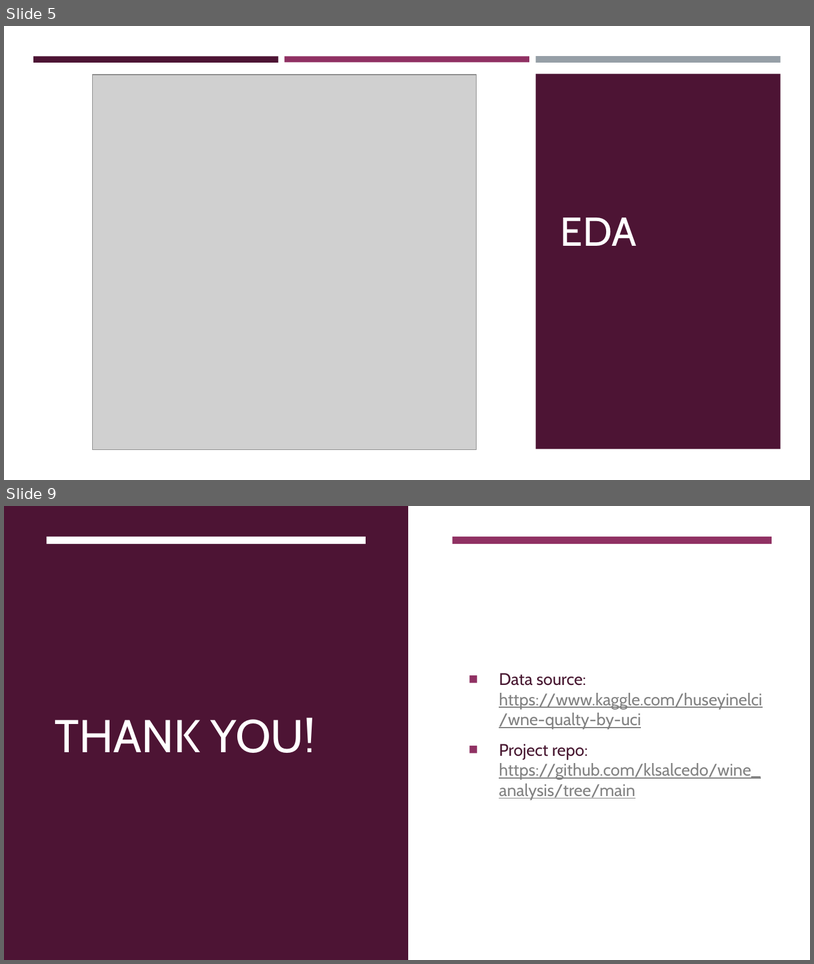
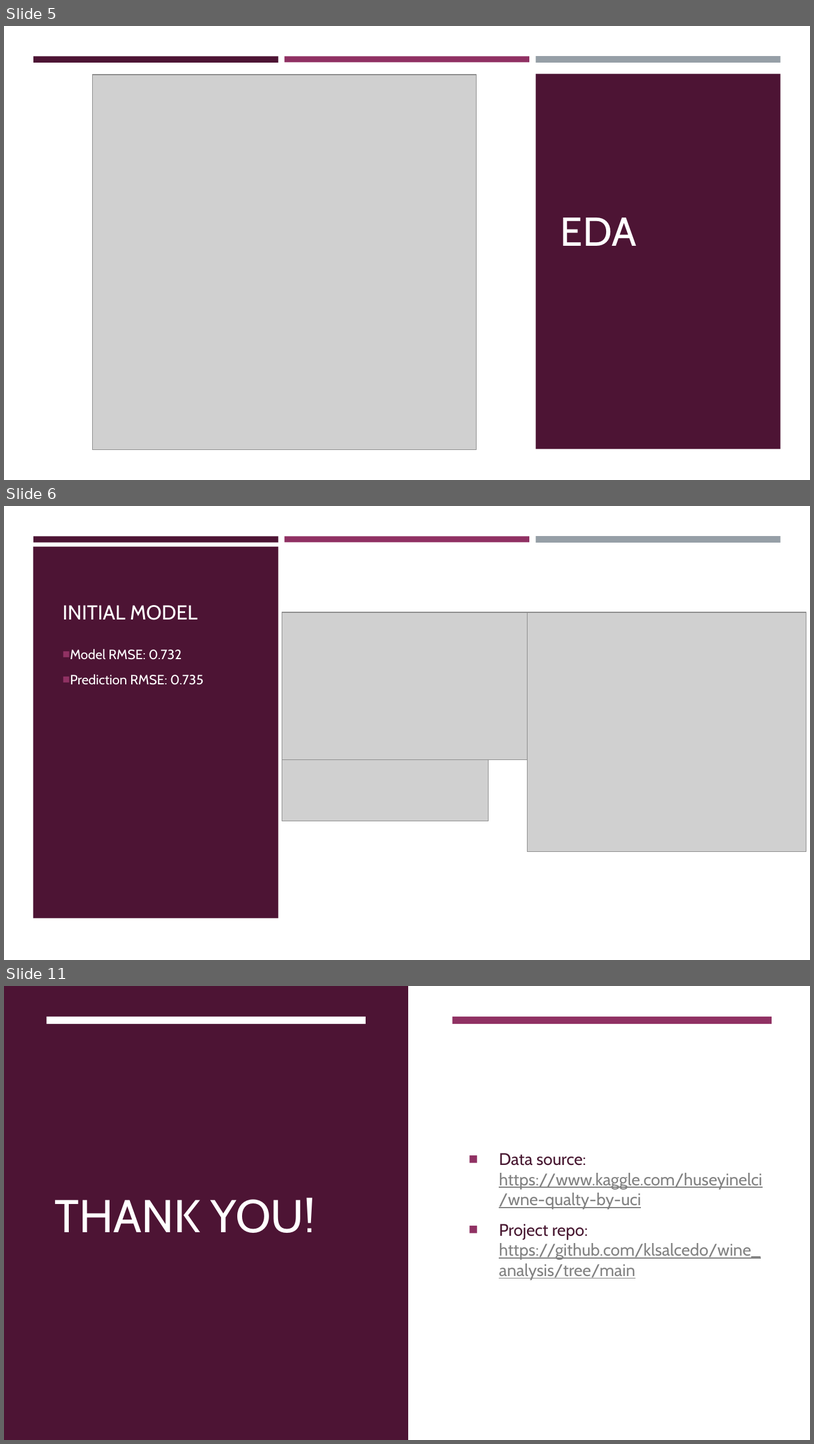
Before and after one commit to klsalcedo/red_wine_analysis, a slide deck: presentation.pptx. Shown one above the other, each under a label of ours: slides 5 and 9 before the commit, slides 5, 6 and 11 after it; the slides between them are not shown. The pictures are 814x964 and 814x1444 pixels, drawn with LibreOffice and Linux fonts; fonts in the diff are those of the drawing; grey boxes stand for pictures. Boxes give left, top, right and bottom in pixels: in the first picture for what was removed or moved away, otherwise in the second. Text is boxed around its words. In the diff, an @@ line names an element or a change of style, - is before the commit and + after.

```diff
--- a/presentation.pptx
+++ b/presentation.pptx
@@ slide 6 added at (x1=4, y1=506, x2=810, y2=960), background #000000 @@
@@ rectangle added at (x1=4, y1=506, x2=810, y2=959), fill #FFFFFF @@
@@ rectangle added at (x1=34, y1=536, x2=279, y2=542), fill #4D1434 @@
@@ rectangle added at (x1=285, y1=536, x2=530, y2=541), fill #903163 @@
@@ rectangle added at (x1=536, y1=536, x2=782, y2=542), fill #969FA7 @@
@@ rectangle added at (x1=33, y1=546, x2=278, y2=917), fill #4D1434 @@
@@ title added at (x1=63, y1=605, x2=198, y2=620), 18 pt, text #FFFFFF @@
+INITIAL MODEL
@@ picture added at (x1=282, y1=612, x2=527, y2=760) @@
@@ picture added at (x1=527, y1=612, x2=806, y2=852) @@
@@ text added at (x1=70, y1=649, x2=204, y2=685), 12 pt, text #FFFFFF @@
+■ Model RMSE: 0.732
+■ Prediction RMSE: 0.735
@@ picture added at (x1=282, y1=759, x2=489, y2=820) @@
@@ what was slide 9 is now slide 11 @@
```
Also in this commit, not shown: 1 slide changed, 3 other slides added, 2 slides removed.
